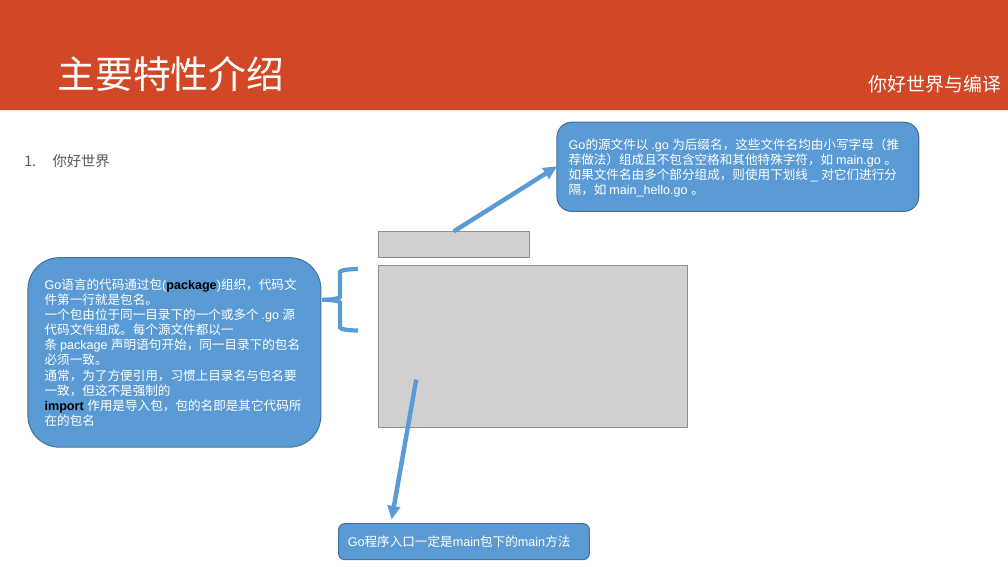
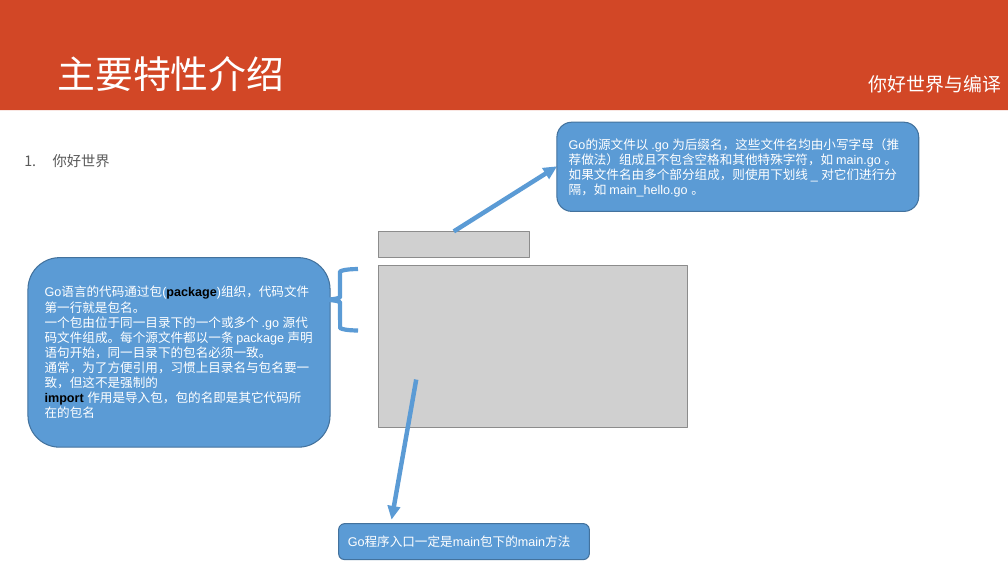
Before and after one commit to printfcoder/printfcoder, a slide deck: slide 12 of course/for-emc/course-for-emc.pptx. Drawn at 1008x567 pixels with LibreOffice and Linux fonts; fonts in the diff are those of the drawing; grey boxes stand for pictures; background and template pictures are left out. Boxes give left, top, right and bottom in pixels: in the first picture for what was removed or moved away, otherwise in the second. Text is boxed around its words. In the diff, an @@ line names an element or a change of style, - is before the commit and + after.

```diff
--- a/course/for-emc/course-for-emc.pptx
+++ b/course/for-emc/course-for-emc.pptx
@@ rounded rectangle "Go语言的代码通过包(package)组织，代码文件第一行就是包名。": place and size @@
-rounded rectangle "Go语言的代码通过包(package)组织，代码文件第一行就是包名。" at bbox=[28, 258, 321, 448]
+rounded rectangle "Go语言的代码通过包(package)组织，代码文件第一行就是包名。" at bbox=[28, 258, 330, 448]
```
Also in this commit, not shown: 5 other slides changed, 6 slides added, 3 slides removed, 6 other files.
